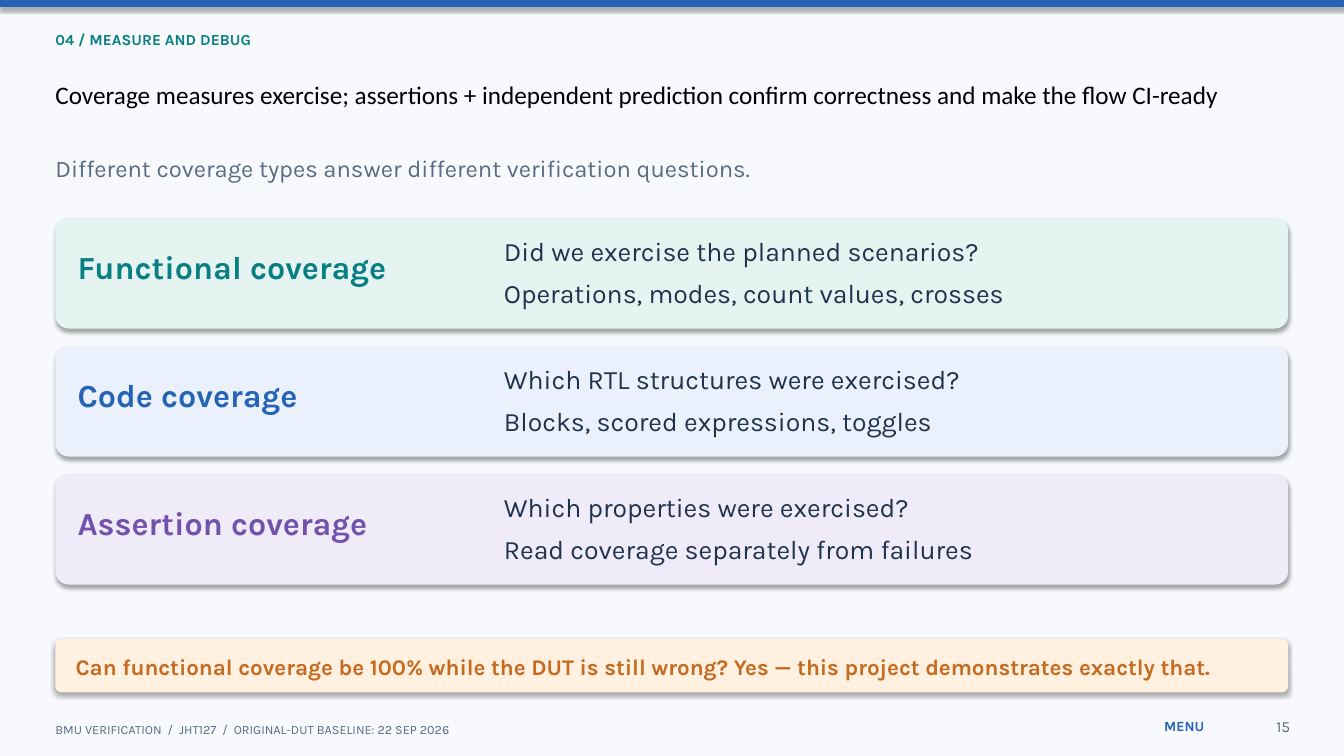
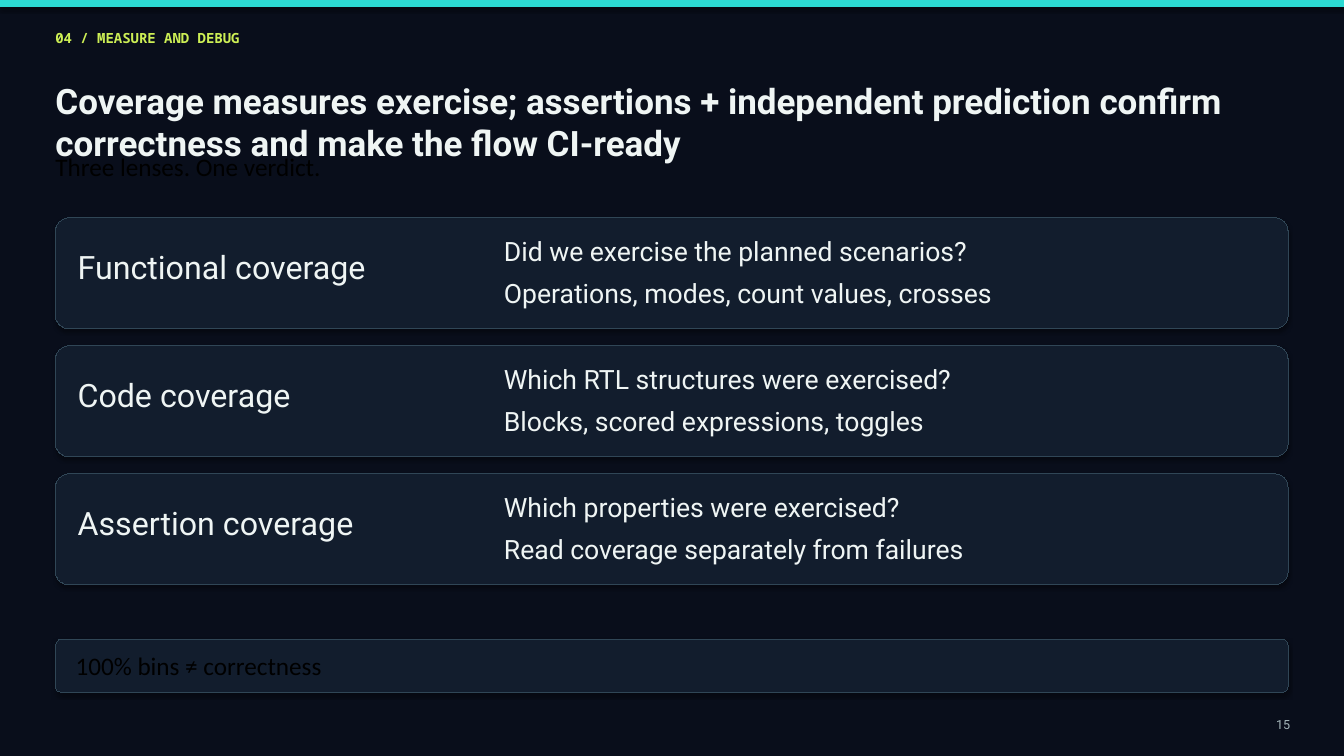
Before and after one commit to JHT127/riscv-bmu-verification, a slide deck: slide 15 of docs/09_presentation/Presentation_BMU_Verification.pptx. Drawn at 1344x756 pixels with LibreOffice and Linux fonts; fonts in the diff are those of the drawing. Boxes give left, top, right and bottom in pixels: in the first picture for what was removed or moved away, otherwise in the second. Text is boxed around its words. In the diff, an @@ line names an element or a change of style, - is before the commit and + after.

```diff
--- a/docs/09_presentation/Presentation_BMU_Verification.pptx
+++ b/docs/09_presentation/Presentation_BMU_Verification.pptx
@@ background #F7F9FC to #090E1B @@
@@ rectangle at box(0, 0, 1344, 7): fill #2563B7 to #2CDAD3 @@
@@ text "04 / MEASURE AND DEBUG" at box(55, 33, 240, 43): size 11 to 10 pt, font Karla to Noto Sans Mono, text colour #087F83 to #CDEF55 @@
@@ text "Coverage measures exercise; assertions + ..." at box(55, 87, 1222, 164): size 18 to 25 pt, font Calibri to Roboto, text colour #000000 to #EFF5F4, bold on @@
@@ text at box(55, 155, 321, 157): text changed; size 17 to 18 pt; font Karla to Calibri; text colour #586B82 to #000000 @@
-Different coverage types answer different verification questions.
+Three lenses. One verdict.
@@ rounded rectangle at box(55, 218, 1289, 329): fill #E5F4F1 to #121D2D; outline none to #304656 0 pt @@
@@ text "Functional coverage" at box(78, 255, 365, 286): font Karla to Roboto, text colour #087F83 to #EFF5F4, bold off @@
@@ rounded rectangle at box(55, 346, 1289, 457): fill #EAF1FC to #121D2D; outline none to #304656 0 pt @@
@@ text "Code coverage" at box(78, 383, 290, 414): font Karla to Roboto, text colour #2563B7 to #EFF5F4, bold off @@
@@ rounded rectangle at box(55, 474, 1289, 585): fill #F0EBF8 to #121D2D; outline none to #304656 0 pt @@
@@ text "Assertion coverage" at box(78, 512, 353, 542): font Karla to Roboto, text colour #7352AD to #EFF5F4, bold off @@
@@ font Karla to Roboto, text colour #20334E to #EFF5F4 in 3 elements at box(504, 241, 992, 309), box(504, 369, 950, 437), box(504, 497, 964, 565) @@
@@ rounded rectangle at box(55, 639, 1289, 693): fill #FFF0DF to #121D2D; outline none to #304656 0 pt @@
@@ text removed at box(76, 659, 1210, 681) @@
-Can functional coverage be 100% while the DUT is still wrong? Yes — this project demonstrates exactly that.
@@ text "15" at box(1276, 720, 1290, 729): size 11 to 9 pt, font Karla to Roboto, text colour #586B82 to #A4B5B9 @@
@@ text removed at box(55, 726, 449, 734) @@
-BMU VERIFICATION / JHT127 / ORIGINAL-DUT BASELINE: 22 SEP 2026
@@ text removed at box(1164, 722, 1204, 731) @@
-MENU
```
Also in this commit, not shown: 27 other slides changed.
